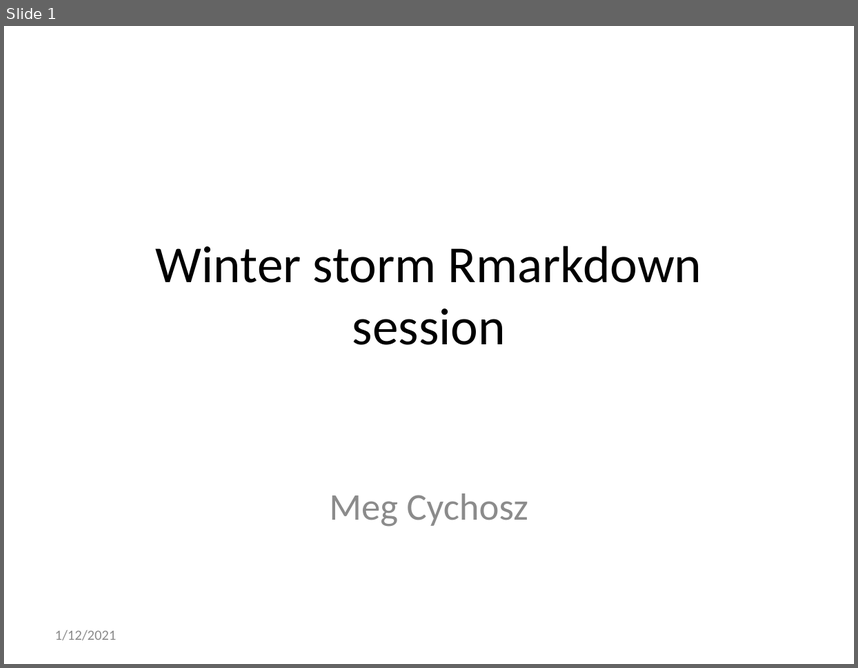
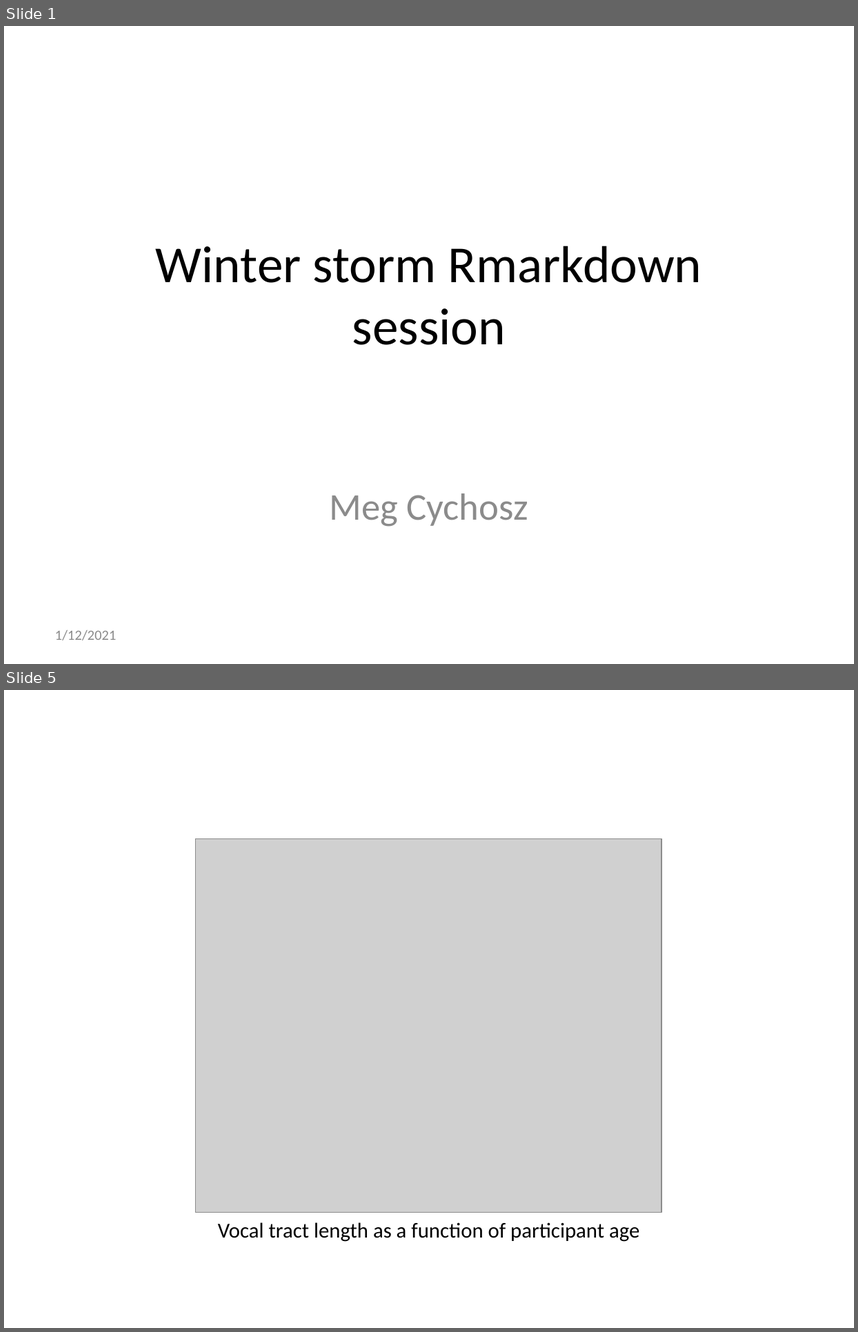
Before and after one commit to megseekosh/winter_storm, a slide deck: winter_storm-1-12-2021.pptx. Shown one above the other, each under a label of ours: slide 1 before the commit, slides 1 and 5 after it; the slides between them are not shown. The pictures are 858x668 and 858x1332 pixels, drawn with LibreOffice and Linux fonts; fonts in the diff are those of the drawing; grey boxes stand for pictures. Boxes give left, top, right and bottom in pixels: in the first picture for what was removed or moved away, otherwise in the second. Text is boxed around its words. In the diff, an @@ line names an element or a change of style, - is before the commit and + after.

```diff
--- a/winter_storm-1-12-2021.pptx
+++ b/winter_storm-1-12-2021.pptx
@@ slide 5 added at box(4, 690, 854, 1328), background #FFFFFF @@
@@ picture added at box(195, 839, 662, 1212) @@
@@ text added at box(218, 1222, 639, 1241), 18 pt, text #000000 @@
+Vocal tract length as a function of participant age
```
Also in this commit, not shown: 3 slides changed, 4 other slides added, 4 other files.
